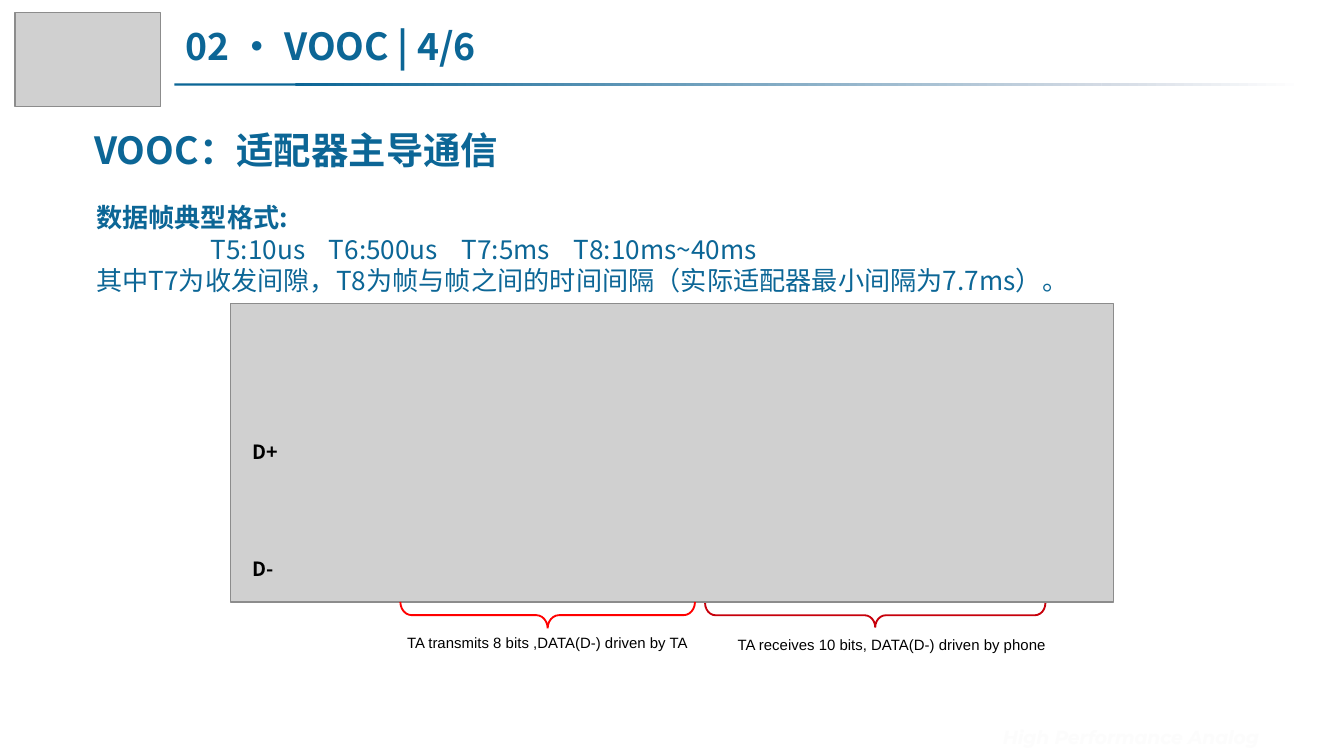
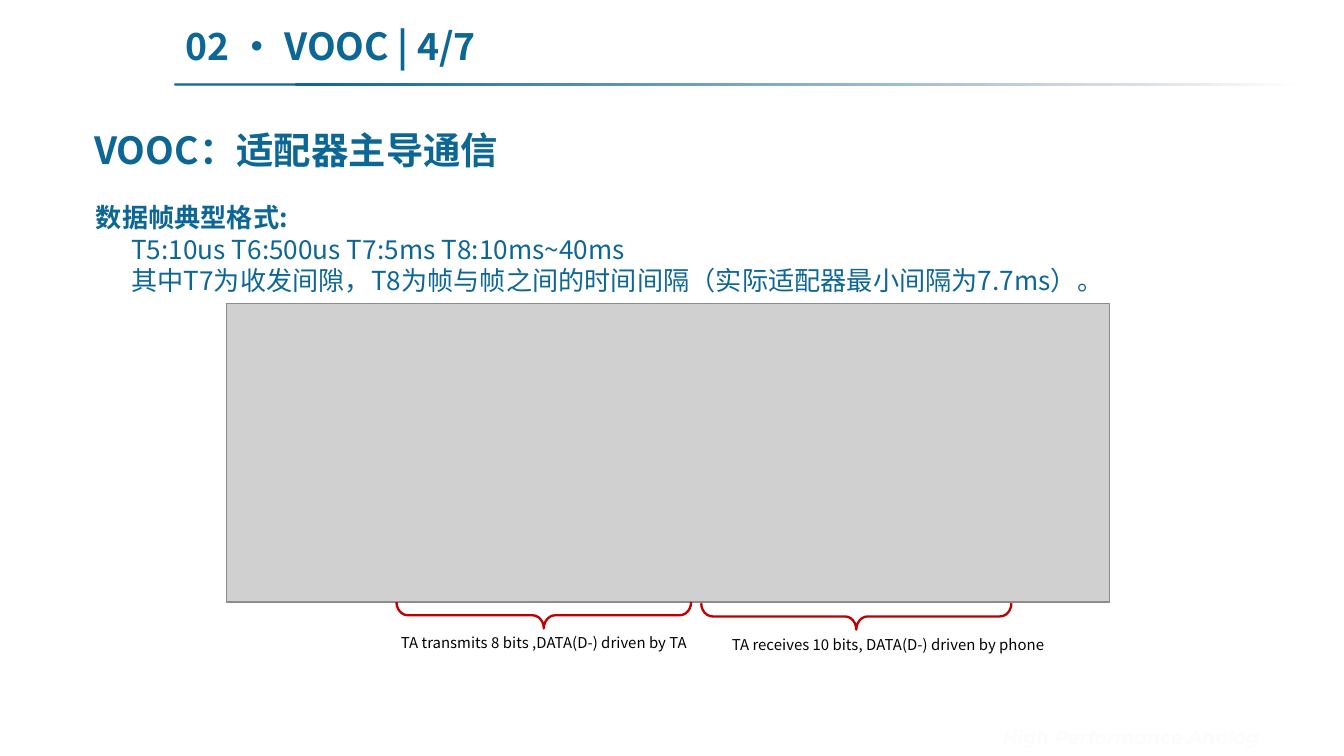
Before and after one commit to Dremote/Books, a slide deck: slide 17 of Notes/5. 基于DPDM的快充协议简介.pptx. Drawn at 1344x756 pixels with LibreOffice and Linux fonts; fonts in the diff are those of the drawing; grey boxes stand for pictures; background and template pictures are left out. Boxes give left, top, right and bottom in pixels: in the first picture for what was removed or moved away, otherwise in the second. Text is boxed around its words. In the diff, an @@ line names an element or a change of style, - is before the commit and + after.

```diff
--- a/Notes/5. 基于DPDM的快充协议简介.pptx
+++ b/Notes/5. 基于DPDM的快充协议简介.pptx
@@ picture removed at (x1=15, y1=12, x2=160, y2=106) @@
@@ rounded rectangle removed at (x1=199, y1=0, x2=1146, y2=756) @@
-Sgmicro
-Confidential
@@ text added at (x1=199, y1=0, x2=1146, y2=756), 60 pt, text #FFFFFF @@
+Sgmicro
+Confidential
@@ title at (x1=186, y1=30, x2=476, y2=67): text changed @@
-02 · VOOC | 4/6
+02 · VOOC | 4/7
@@ text "数据帧典型格式:" rewrapped from (x1=83, y1=195, x2=1254, y2=304) to (x1=96, y1=204, x2=1103, y2=293) @@
@@ text removed at (x1=253, y1=444, x2=278, y2=459) @@
-D+
@@ text removed at (x1=253, y1=561, x2=274, y2=576) @@
-D-
@@ speech box "TA transmits 8 bits ,DATA(D-) ..." at (x1=355, y1=625, x2=732, y2=660): font Arial to Noto Sans CJK SC @@
@@ left brace at (x1=397, y1=601, x2=691, y2=628): outline #FF0000 1 pt to #C00000 1.25 pt; mirrored; rotation 270 to 90 degrees @@
@@ 2 speech boxes, 1 picture moved together from (x1=231, y1=304, x2=1114, y2=663) to (x1=227, y1=304, x2=1110, y2=663) @@
@@ speech box "TA receives 10 bits, DATA(D-) ..." at (x1=677, y1=628, x2=1098, y2=663): font Arial to Noto Sans CJK SC @@
@@ left brace at (x1=701, y1=603, x2=1011, y2=630): outline #C7000B 1 pt to #C00000 1.25 pt; mirrored; rotation 270 to 90 degrees @@
```
Also in this commit, not shown: 25 other slides changed, 2 slides added, 8 other files.
